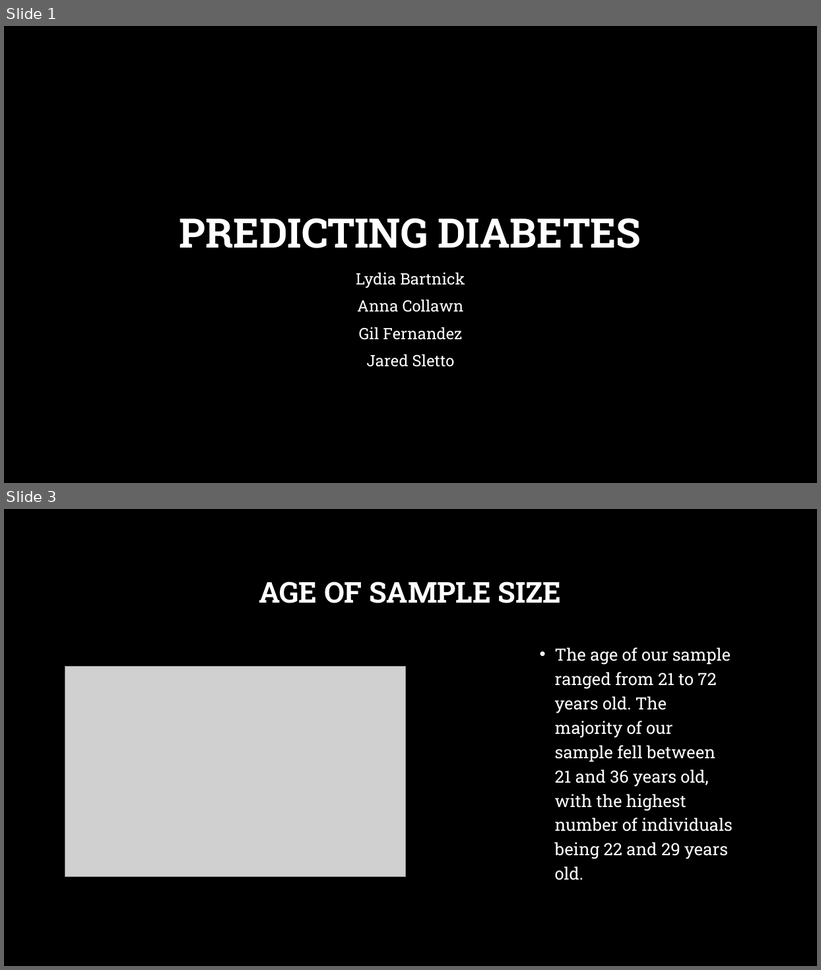
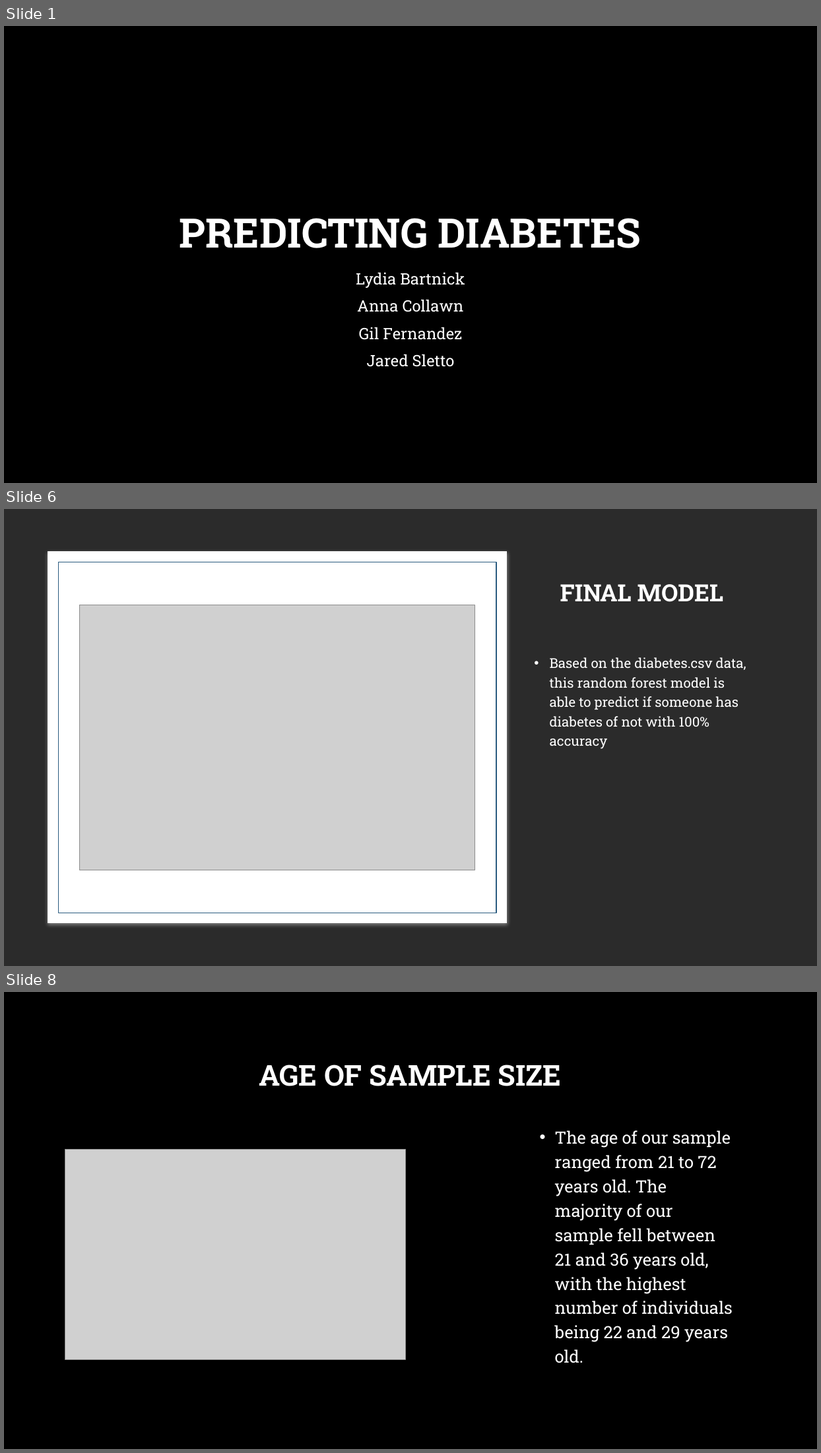
Before and after one commit to acollawn/Project_4, a slide deck: Predicting Diabetes.pptx. Shown one above the other, each under a label of ours: slides 1 and 3 before the commit, slides 1, 6 and 8 after it; the slides between them are not shown. The pictures are 821x970 and 821x1453 pixels, drawn with LibreOffice and Linux fonts; fonts in the diff are those of the drawing; grey boxes stand for pictures; background and template pictures are left out; a plain dark background stands for a picture behind light text. Boxes give left, top, right and bottom in pixels: in the first picture for what was removed or moved away, otherwise in the second. Text is boxed around its words. In the diff, an @@ line names an element or a change of style, - is before the commit and + after.

```diff
--- a/Predicting Diabetes.pptx
+++ b/Predicting Diabetes.pptx
@@ slide 6 added at (4,509,817,966), background picture (left out) @@
@@ rectangle added at (54,558,500,918), fill #FFFFFF, outline #FFFFFF 15 pt @@
@@ rectangle added at (58,562,496,913), outline #2A5B7F 1 pt @@
@@ title added at (560,584,724,602), 28 pt, text #FFFFFF, bold @@
+FINAL MODEL
@@ picture added at (80,605,475,871) @@
@@ text added at (550,657,746,749), 16 pt, text #FFFFFF @@
+• Based on the diabetes.csv data, this random forest model is able to predict if someone has diabetes of not with 100% accuracy
@@ what was slide 3 is now slide 8 @@
```
Also in this commit, not shown: 4 slides changed, 4 other slides added.
